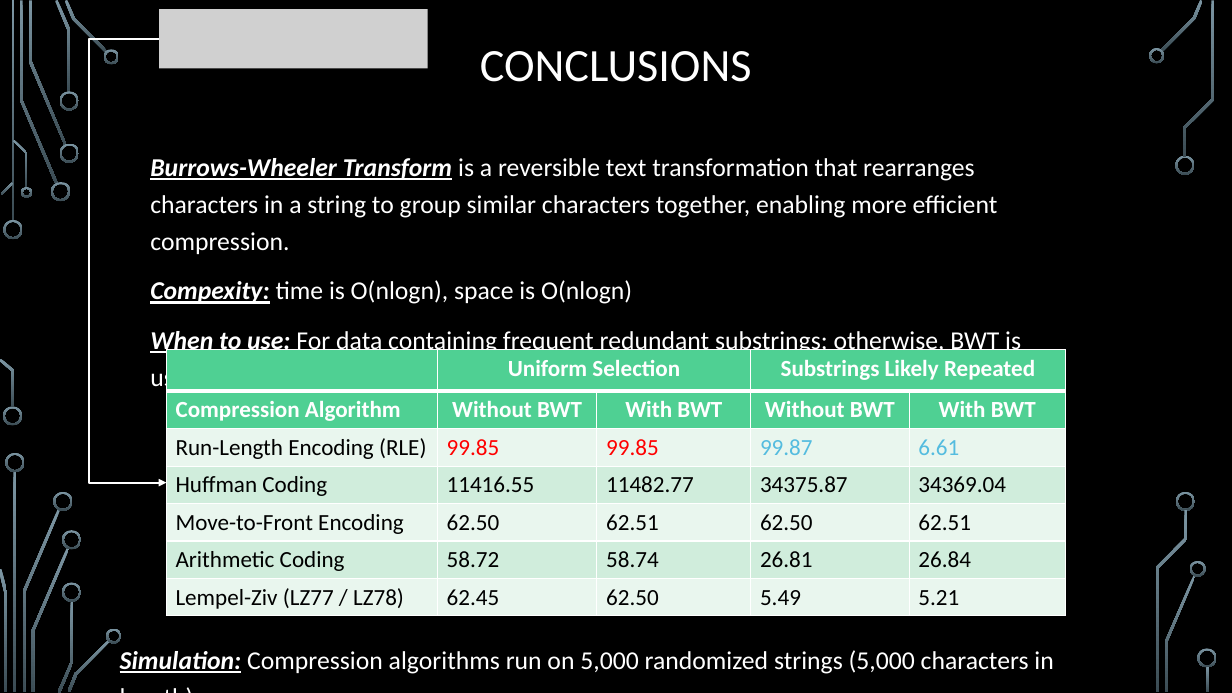
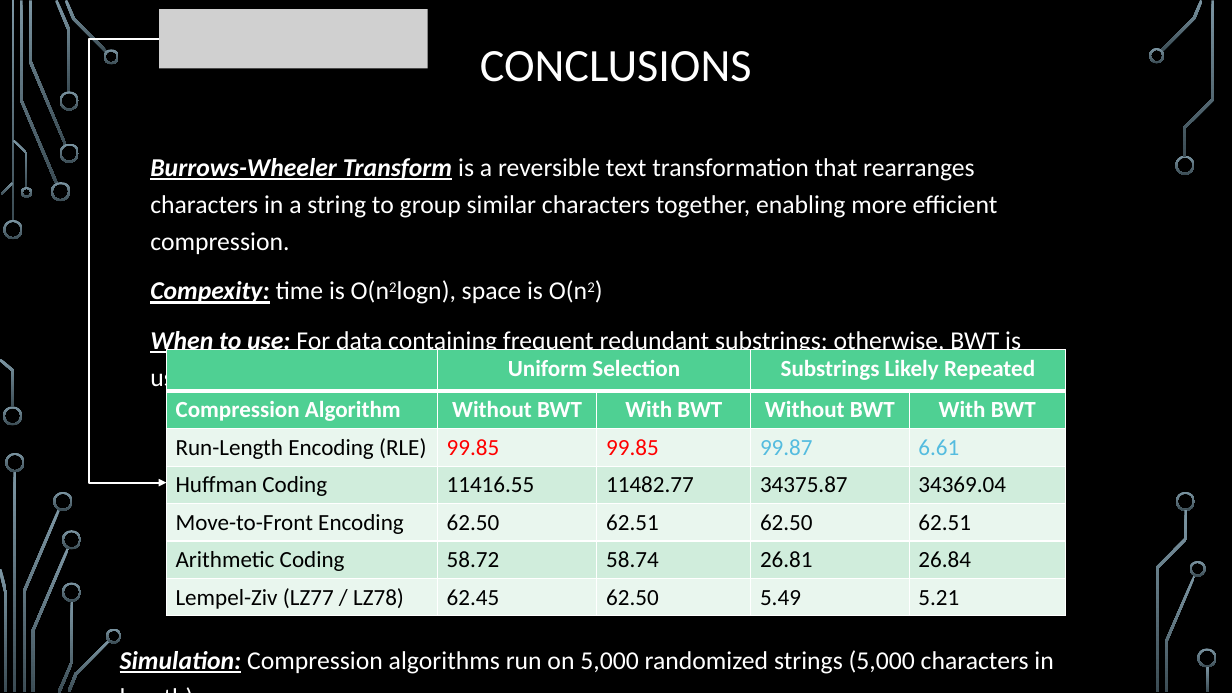
Before and after one commit to markfloryan/advalgo_projects, a slide deck: slide 9 of projects/11-burrowsWheelerTransform/slides/presentation_BurrowsWheelerTransform.pptx.pptx. Drawn at 1232x693 pixels with LibreOffice and Linux fonts; fonts in the diff are those of the drawing; grey boxes stand for pictures; background and template pictures are left out. Boxes give left, top, right and bottom in pixels: in the first picture for what was removed or moved away, otherwise in the second. Text is boxed around its words. In the diff, an @@ line names an element or a change of style, - is before the commit and + after.

```diff
--- a/projects/11-burrowsWheelerTransform/slides/presentation_BurrowsWheelerTransform.pptx.pptx
+++ b/projects/11-burrowsWheelerTransform/slides/presentation_BurrowsWheelerTransform.pptx.pptx
@@ text at [150,280,587,304]: text changed @@
-Compexity: time is O(nlogn), space is O(nlogn)
+Compexity: time is O(n2logn), space is O(n2)
```
Also in this commit, not shown: 1 other file.
